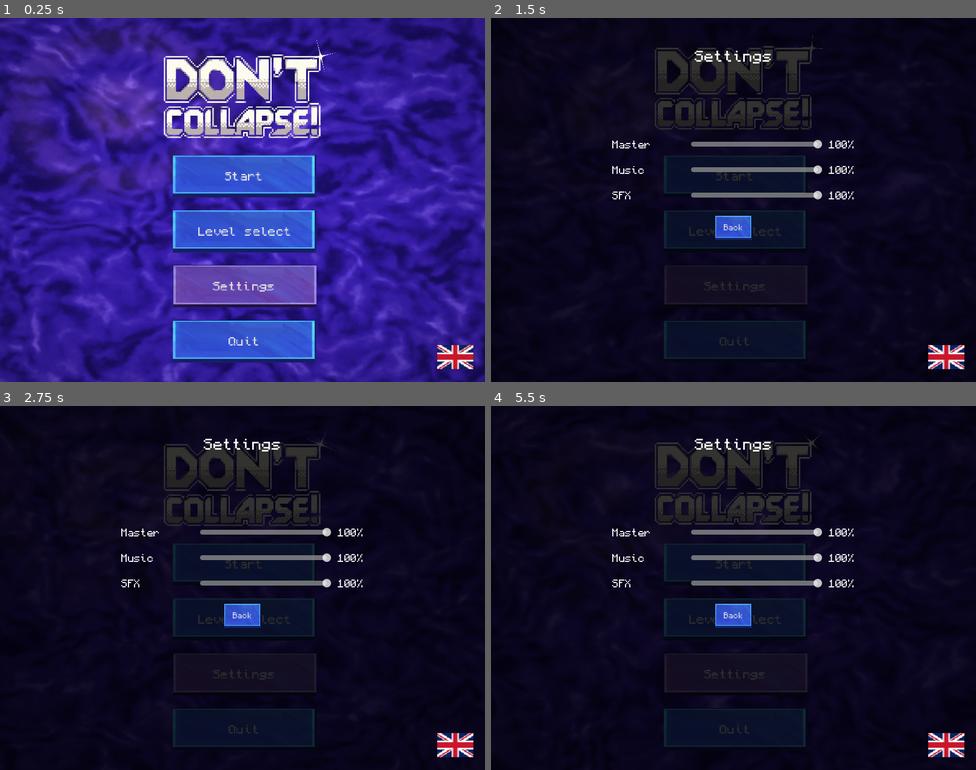
Above: before the commit, frames 1-4 (two rows, left to right).
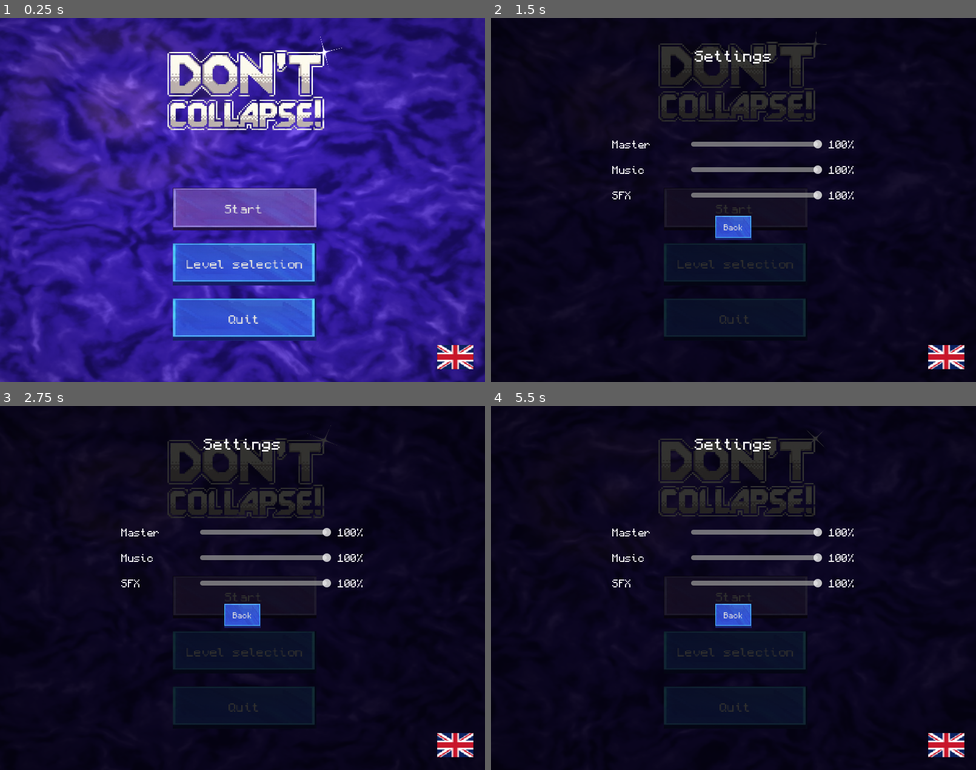
Above: after the commit, the same moments.

Repository: magnoint13/brinqo-2026
Game: Godot game, scene res://ui/MainMenu.tscn
Same seed, same stepped clock (60 frames per second), same inputs: the game is played once before the commit and once after it. Sound files missing from this copy of the repository are replaced by a short silence.
Inputs (mouse positions are in pixels of both pictures, inside the frame that each line leads up to; where the layout moved, square brackets give the same spot in the first picture):
- Up to frame 1 (0.25 s): no input
- Up to frame 2 (1.5 s): click (520, 356) [733, 287] at 0.5 s; click "Start" at 1.25 s
- Up to frame 3 (2.75 s): click "Start" at 2 s
- Up to frame 4 (5.5 s): hold D 2.78-3.53 s; hold R 2.78-3.53 s; hold S 3.53-4.28 s; tap C at 3.6, 5.1 s; hold D 4.28-5.03 s; hold R 4.28-5.03 s; hold W from 5.03 s (still down)

The runs differ from the first frame. In frame 1, 20% of the frame differs, in the area x 33-71%, y 5-95%; in frame 2, 4.4%; in frame 3, 4.4%; in frame 4, 4.4%.

Commit message:
mejoras en la UI

Diff:
--- a/resources/translations/translations.csv
+++ b/resources/translations/translations.csv
@@ -1,6 +1,6 @@
 keys,en,es,gl
 MENU_START,Start,Iniciar,Iniciar
-MENU_LEVEL_SELECT,Level select,Seleccionar nivel,Seleccionar nivel
+MENU_LEVEL_SELECT,Level selection,Seleccionar nivel,Seleccionar nivel
 MENU_SETTINGS,Settings,Configuración,Configuración
 MENU_QUIT,Quit,Salir,Saír
 PAUSE_TITLE,PAUSED,PAUSA,PAUSA
@@ -19,7 +19,7 @@
 BACK,Back,Volver,Volver
 HUD_MENU,Menu,Menú,Menú
 HUD_ROTATE,Rotate,Rotar,Rotar
-HUD_COLLAPSE,Force Collapse,Colapso forzado,Colapso forzado
+HUD_COLLAPSE,Force collapse,Forzar colapso,Forzar colapso
 GAME_VICTORY,VICTORY!,¡VICTORIA!,¡VITORIA!
 GAME_OVER,GAME OVER,JUEGO TERMINADO,XOGO REMATADO
 GAME_COLLAPSING,COLLAPSING...,COLAPSANDO...,COLAPSANDO...
--- a/scripts/main.gd
+++ b/scripts/main.gd
@@ -215,10 +215,10 @@
 		# neutral - respawn
 		if entanglement_broken:
 			# Timer expired - always break entanglement regardless of coverage
-			hud.set_status_text(tr("ENTANGLE_BREAK"), Color(0.2, 0.1, 0.7))
+			hud.set_status_text(tr("ENTANGLE_BREAK"), Color(1.0, 1.0, 0.0))
 			particles_node.break_entanglement()
 		elif used_green_zones.size() != 0:
-			hud.set_status_text(tr("GAME_HINT_COVERAGE"), Color(0.2, 0.1, 0.7))
+			hud.set_status_text(tr("GAME_HINT_COVERAGE"), Color(1.0, 1.0, 0.0))
 		else:
 			hud.set_status_text(tr("GAME_NEUTRAL_SURVIVED"), Color(0.7, 0.7, 0.7))
 
@@ -290,9 +290,6 @@
 				var red_cell = zone.local_to_map(zone.to_local(pos))
 				if zone.get_cell_source_id(red_cell) != -1:
 					return -1
-
-
-
 	return 0
 
 func screen_shake(intensity: float = 3.0, duration: float = 0.3):
--- a/ui/MainMenu.gd
+++ b/ui/MainMenu.gd
@@ -2,7 +2,7 @@
 
 @onready var start_button = $VBoxContainer/StartButton
 @onready var level_select_button = $VBoxContainer/LevelsButton
-@onready var settings_button = $VBoxContainer/SettingsButton
+@onready var settings_button = $SettingsButton
 @onready var quit_button = $VBoxContainer/QuitButton
 @onready var title_sprite = $Sprite2D
 @onready var settings_menu = $SettingsMenu
@@ -11,6 +11,8 @@
 @onready var english_button = $FlagPopup/LanguageContainer/English
 @onready var galician_button = $FlagPopup/LanguageContainer/Galician
 @onready var spanish_button = $FlagPopup/LanguageContainer/Spanish
+
+var settings_open: bool = false
 
 func _ready():
 	start_button.pressed.connect(_on_start_pressed)
@@ -42,7 +44,12 @@
 	get_tree().quit()
 
 func _on_settings_pressed():
-	settings_menu.open("main_menu")
+	if settings_open:
+		settings_menu.close("main_menu")
+		settings_open = false
+	else:
+		settings_menu.open("main_menu")
+		settings_open = true
 
 func _on_language_button_pressed():
 	flag_popup.visible = !flag_popup.visible
--- a/ui/MainMenu.tscn
+++ b/ui/MainMenu.tscn
@@ -10,6 +10,7 @@
 [ext_resource type="Texture2D" uid="uid://basbbbs20yjh3" path="res://resources/flags/es.png" id="8_youui"]
 [ext_resource type="Texture2D" uid="uid://b8vth0y33v2d2" path="res://resources/flags/en.png" id="9_58pe3"]
 [ext_resource type="Texture2D" uid="uid://dludlu6ayf1e8" path="res://resources/flags/gl.png" id="10_g6r01"]
+[ext_resource type="Texture2D" uid="uid://d3s54ojbgwk1f" path="res://entities/settings.png" id="11_58pe3"]
 
 [sub_resource type="ShaderMaterial" id="ShaderMaterial_lava"]
 shader = ExtResource("2_lavashader")
@@ -54,8 +55,8 @@
 grow_vertical = 2
 
 [node name="Sprite2D" type="Sprite2D" parent="." unique_id=291927765]
-position = Vector2(400.00003, 131)
-scale = Vector2(0.75, 0.75)
+position = Vector2(406, 121)
+scale = Vector2(0.75, 0.7159836)
 texture = ExtResource("4_8v85u")
 
 [node name="ColorRect" type="ColorRect" parent="Sprite2D" unique_id=836987943]
@@ -70,9 +71,9 @@
 [node name="VBoxContainer" type="VBoxContainer" parent="." unique_id=806442175]
 layout_mode = 0
 offset_left = 285.00003
-offset_top = 226.0
+offset_top = 235.0
 offset_right = 421.00003
-offset_bottom = 422.0
+offset_bottom = 431.0
 scale = Vector2(1.745, 1.745)
 theme_override_constants/separation = 12
 alignment = 1
@@ -81,7 +82,7 @@
 custom_minimum_size = Vector2(0, 40)
 layout_mode = 2
 size_flags_horizontal = 5
-theme = ExtResource("5_x262b")
+theme = ExtResource("6_qo3sn")
 theme_override_font_sizes/font_size = 11
 text = "MENU_START"
 
@@ -92,14 +93,6 @@
 theme = ExtResource("5_x262b")
 theme_override_font_sizes/font_size = 11
 text = "MENU_LEVEL_SELECT"
-
-[node name="SettingsButton" type="Button" parent="VBoxContainer" unique_id=1671708384]
-custom_minimum_size = Vector2(0, 40)
-layout_mode = 2
-size_flags_horizontal = 5
-theme = ExtResource("6_qo3sn")
-theme_override_font_sizes/font_size = 11
-text = "MENU_SETTINGS"
 
 [node name="QuitButton" type="Button" parent="VBoxContainer" unique_id=691657892]
 custom_minimum_size = Vector2(0, 40)
@@ -121,6 +114,16 @@
 offset_bottom = 579.0
 texture_normal = ExtResource("8_youui")
 stretch_mode = 0
+
+[node name="SettingsButton" type="TextureButton" parent="." unique_id=722265958]
+layout_mode = 0
+offset_left = 3.0
+offset_top = 515.0
+offset_right = 90.0
+offset_bottom = 597.0
+texture_normal = ExtResource("11_58pe3")
+ignore_texture_size = true
+stretch_mode = 5
 
 [node name="FlagPopup" type="ColorRect" parent="." unique_id=1908864471]
 self_modulate = Color(1, 1, 1, 0.6666667)
--- a/ui/SettingsMenu.gd
+++ b/ui/SettingsMenu.gd
@@ -18,6 +18,11 @@
 	_is_paused = is_paused
 	_load_settings()
 	visible = true
+
+func close(previous_scene: String = "", is_paused: bool = false):
+	_previous_scene = previous_scene
+	_is_paused = is_paused
+	visible = false
 
 func _load_settings():
 	master_slider.value = SettingsManager.get_master_volume()
--- a/ui/WinPopup.gd
+++ b/ui/WinPopup.gd
@@ -4,6 +4,7 @@
 @onready var level_label: Label = $CenterContainer/VBoxContainer/LevelLabel
 @onready var main_menu_button: Button = $CenterContainer/VBoxContainer/MainMenuButton
 @onready var next_level_button: Button = $CenterContainer/VBoxContainer/NextLevelButton
+@onready var restart_level_button: Button = $CenterContainer/VBoxContainer/RestartLevelButton
 
 var current_level: int = 1
 
@@ -11,10 +12,12 @@
 	visible = false
 	main_menu_button.pressed.connect(_on_main_menu_pressed)
 	next_level_button.pressed.connect(_on_next_level_pressed)
+	restart_level_button.pressed.connect(_on_restart_level_pressed)
 
 func show_win_popup(level_number: int):
+	modulate.a = 0
+	visible = true
 	current_level = level_number
-	visible = true
 
 	# Update level text
 	level_label.text = tr("LEVEL_BUTTON_PREFIX") + " " + str(current_level)
@@ -32,6 +35,9 @@
 	# Pause the game
 	get_tree().paused = true
 
+	var tween = create_tween()
+	tween.tween_property(self, "modulate:a", 1, 0.6)
+
 func hide_win_popup():
 	visible = false
 
@@ -46,3 +52,8 @@
 	var next_level = current_level + 1
 	if next_level <= GameManager.TOTAL_LEVELS:
 		GameManager.start_level(next_level)
+
+func _on_restart_level_pressed():
+	hide_win_popup()
+	get_tree().paused = false
+	GameManager.restart_current_level()
--- a/ui/WinPopup.tscn
+++ b/ui/WinPopup.tscn
@@ -1,8 +1,9 @@
 [gd_scene format=3 uid="uid://bvub7wg5m18cq"]
 
-[ext_resource type="Script" uid="uid://0xlxdphor2b7" path="res://ui/WinPopup.gd" id="1_script"]
+[ext_resource type="Script" uid="uid://bga8yqdlw3oic" path="res://ui/WinPopup.gd" id="1_script"]
 [ext_resource type="Theme" uid="uid://d4m4ag7b1ij46" path="res://resources/Default.tres" id="2_theme"]
 [ext_resource type="FontFile" uid="uid://x3fb15mhp08b" path="res://resources/minecraft_font.ttf" id="3_font"]
+[ext_resource type="Theme" uid="uid://h1h8pvvenlnw" path="res://resources/Default2.tres" id="3_gu8hs"]
 
 [node name="WinPopup" type="Control" unique_id=987654321]
 process_mode = 3
@@ -53,6 +54,22 @@
 custom_minimum_size = Vector2(0, 40)
 layout_mode = 2
 
+[node name="NextLevelButton" type="Button" parent="CenterContainer/VBoxContainer" unique_id=888888888]
+custom_minimum_size = Vector2(210, 50)
+layout_mode = 2
+size_flags_horizontal = 4
+theme = ExtResource("3_gu8hs")
+theme_override_font_sizes/font_size = 20
+text = "NEXT_LEVEL"
+
+[node name="RestartLevelButton" type="Button" parent="CenterContainer/VBoxContainer" unique_id=512156364]
+custom_minimum_size = Vector2(210, 50)
+layout_mode = 2
+size_flags_horizontal = 4
+theme = ExtResource("2_theme")
+theme_override_font_sizes/font_size = 20
+text = "PAUSE_RESTART"
+
 [node name="MainMenuButton" type="Button" parent="CenterContainer/VBoxContainer" unique_id=777777777]
 custom_minimum_size = Vector2(210, 50)
 layout_mode = 2
@@ -60,11 +77,3 @@
 theme = ExtResource("2_theme")
 theme_override_font_sizes/font_size = 20
 text = "MAIN_MENU"
-
-[node name="NextLevelButton" type="Button" parent="CenterContainer/VBoxContainer" unique_id=888888888]
-custom_minimum_size = Vector2(210, 50)
-layout_mode = 2
-size_flags_horizontal = 4
-theme = ExtResource("2_theme")
-theme_override_font_sizes/font_size = 20
-text = "NEXT_LEVEL"
Binary file added: resources/settings.png
Binary file changed: resources/translations/translations.en.translation
Binary file changed: resources/translations/translations.es.translation
Binary file changed: resources/translations/translations.gl.translation
Not shown: 1 places in ui/HUD.tscn that only renumber resources
Not shown: 1 places in ui/MainMenu.tscn that only renumber resources
